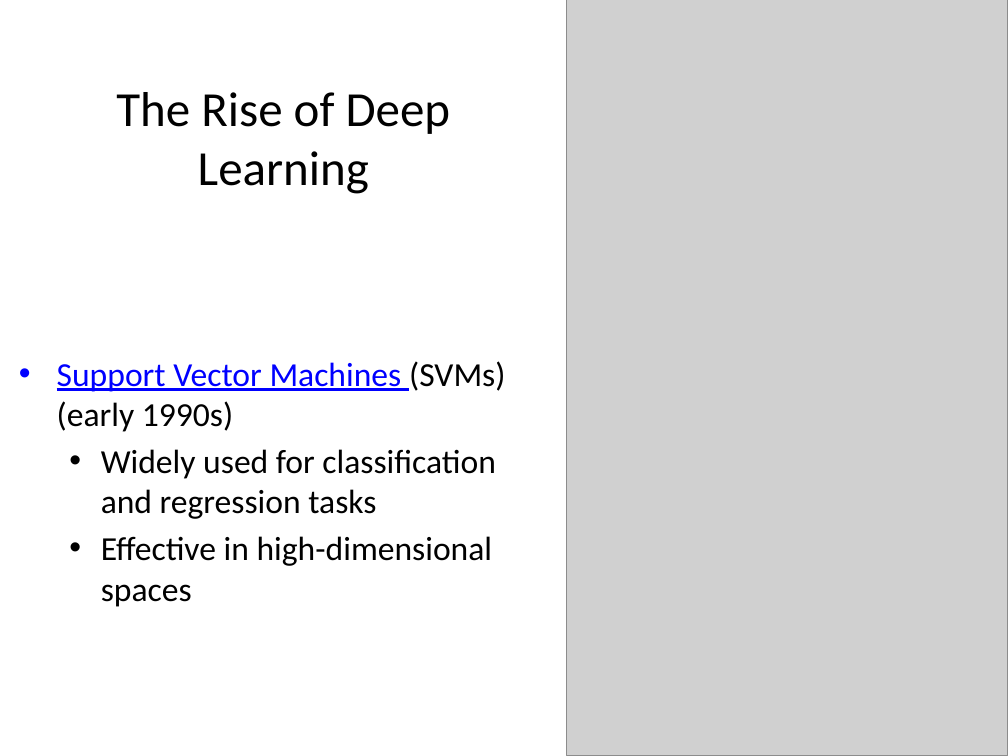
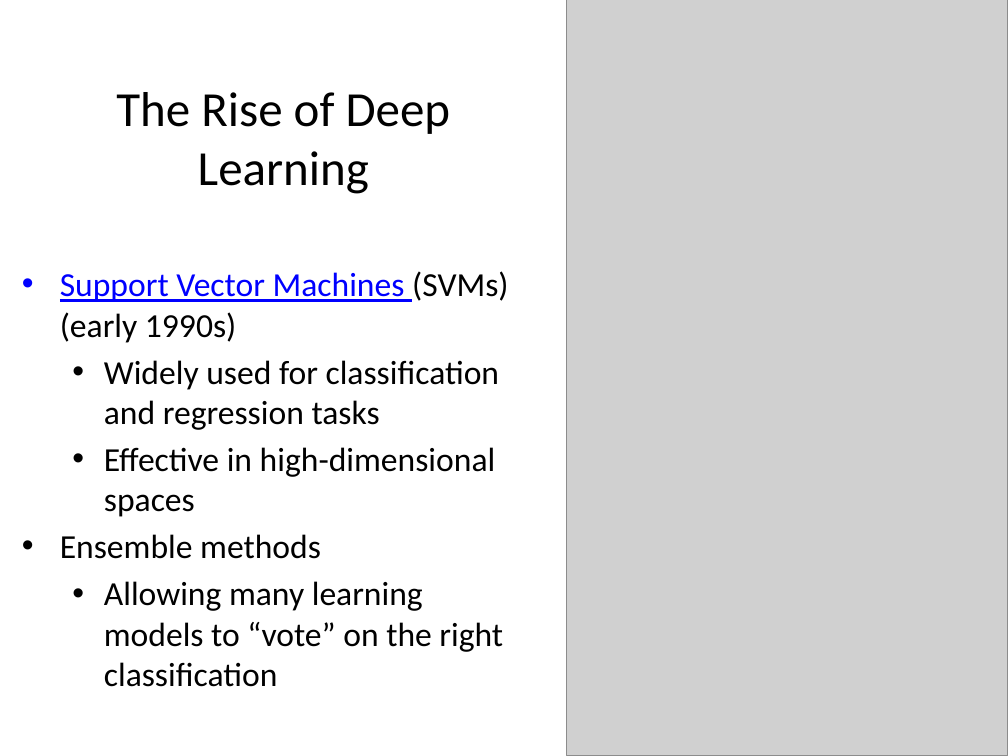
Before and after one commit to Chelsea-Myers/AIE_Presentations, a slide deck: slide 11 of AI Learning Systems.pptx. Drawn at 1008x756 pixels with LibreOffice and Linux fonts; fonts in the diff are those of the drawing; grey boxes stand for pictures. Boxes give left, top, right and bottom in pixels: in the first picture for what was removed or moved away, otherwise in the second. Text is boxed around its words. In the diff, an @@ line names an element or a change of style, - is before the commit and + after.

Commit message:
Update learning model presentation

```diff
--- a/AI Learning Systems.pptx
+++ b/AI Learning Systems.pptx
@@ text "Support Vector Machines (SVMs) (early ...": place and size @@
-text "Support Vector Machines (SVMs) (early ..." at [57,361,505,607]
+text "Support Vector Machines (SVMs) (early ..." at [60,271,508,687]
@@ text at [60,534,503,687]: paragraphs added @@
+• Ensemble methods
+  • Allowing many learning models to “vote” on the right classification
```
Also in this commit, not shown: 8 other slides changed, 1 other file.
